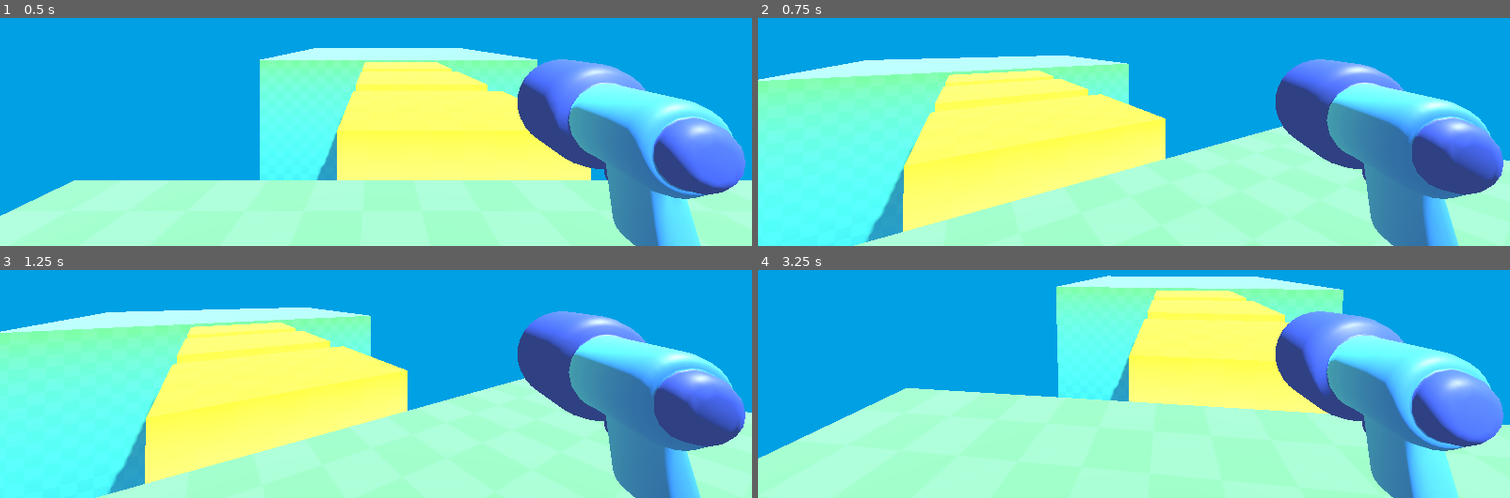
Above: before the commit, frames 1-4 (two rows, left to right).
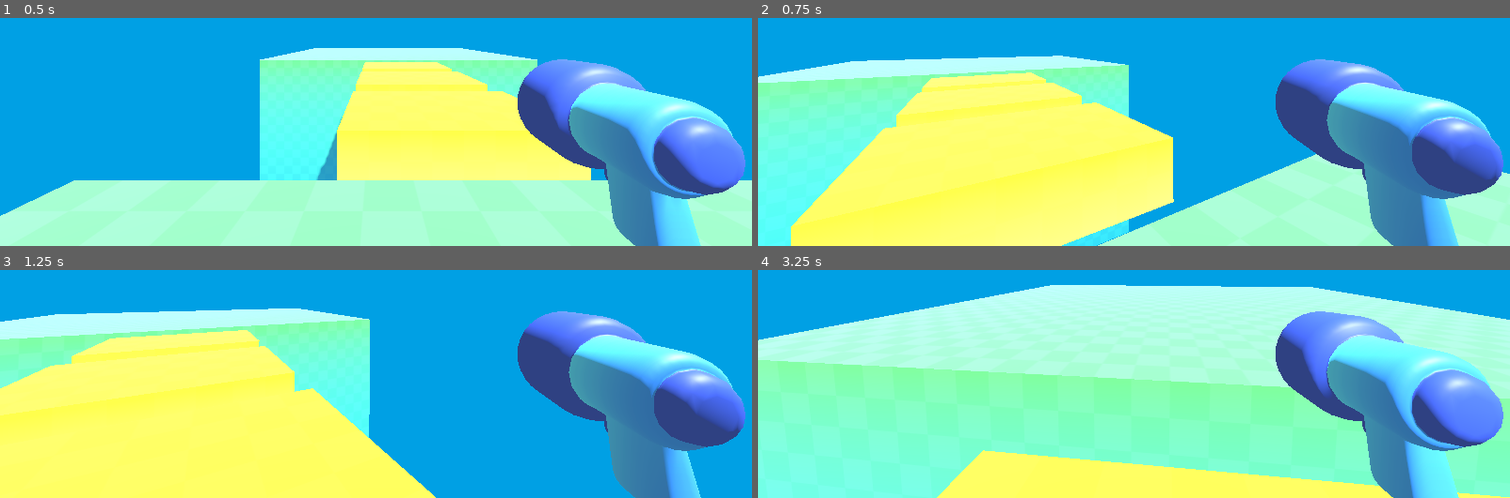
Above: after the commit, the same moments.

Repository: nesherson/survivor-arena-fps
Game: Godot game, scene res://level/temporary_level.tscn
Two runs of this game, one before a commit and one after it. Both use one fixed random seed, a clock stepped at 60 frames per second and the inputs below.
Inputs (mouse positions are in pixels of both pictures, inside the frame that each line leads up to):
- Up to frame 1 (0.5 s): no input
- Up to frame 2 (0.75 s): tap Enter at 0.5 s; move the mouse to (1171, 33) at 0.52 s; hold W (move_forward) from 0.53 s (still down)
- Up to frame 3 (1.25 s): keep holding W (move_forward)
- Up to frame 4 (3.25 s): keep holding W (move_forward); move the mouse to (1096, 288) at 1.27 s; move the mouse to (1149, 279) at 2.02 s; move the mouse to (1126, 295) at 2.77 s

Frame 1 is identical in both runs. In frame 2, 25% of the frame differs, in the area x 0-100%, y 16-100%; in frame 3, 44%; in frame 4, 73%, in the area x 0-100%, y 2-100%.

Commit message:
Add character movement

Diff:
--- a/scripts/player/player.gd
+++ b/scripts/player/player.gd
@@ -19,3 +19,19 @@
 			 x_rotation_max_limit)
 	elif event.is_action_pressed("ui_cancel"):
 		Input.set_mouse_mode(Input.MOUSE_MODE_VISIBLE)
+
+func _physics_process(delta: float) -> void:
+	const SPEED = 5.5
+
+	var input_direction_2d = Input.get_vector(
+		"move_left", "move_right", "move_forward", "move_back"
+	)
+	var input_direction_3d = Vector3(
+		input_direction_2d.x, 0.0, input_direction_2d.y
+	)
+	var direction = transform.basis * input_direction_3d
+
+	velocity.x = direction.x * SPEED
+	velocity.z = direction.z * SPEED
+
+	move_and_slide()
